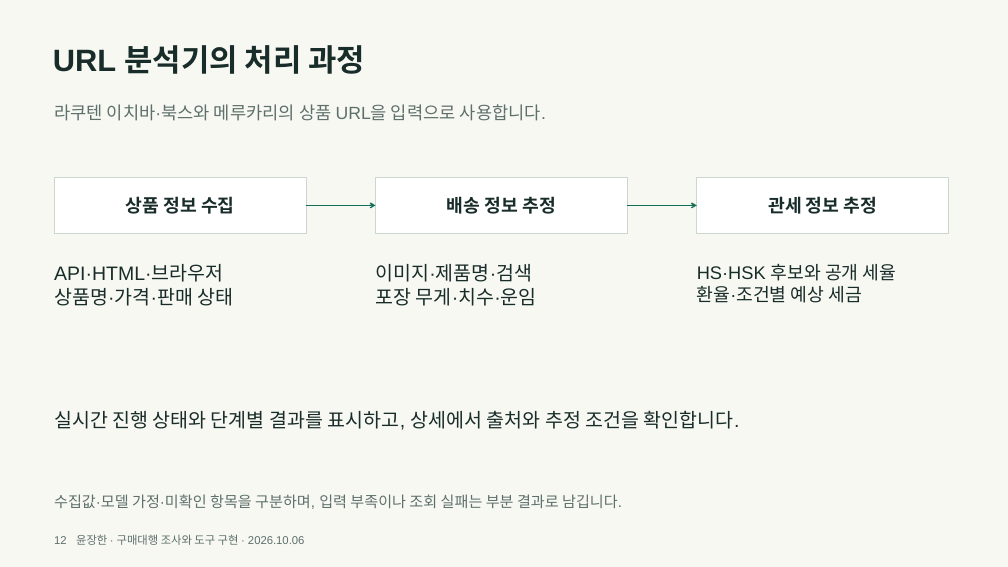
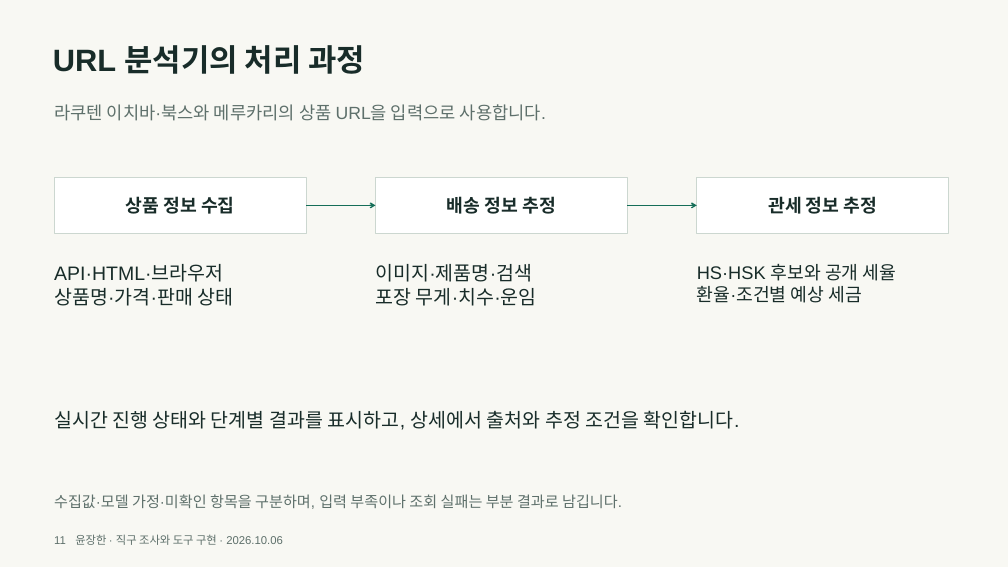
Before and after one commit to y00nZZang/crossborder-purchase-agent, a slide deck: slide 11 of portfolio/crossborder-portfolio.pptx (slide 12 before the commit). Drawn at 1008x567 pixels with LibreOffice and Linux fonts; fonts in the diff are those of the drawing. Boxes give left, top, right and bottom in pixels: in the first picture for what was removed or moved away, otherwise in the second. Text is boxed around its words. In the diff, an @@ line names an element or a change of style, - is before the commit and + after.

```diff
--- a/portfolio/crossborder-portfolio.pptx
+++ b/portfolio/crossborder-portfolio.pptx
@@ text at [54, 534, 282, 545]: text changed @@
-12 윤장한 · 구매대행 조사와 도구 구현 · 2026.10.06
+11 윤장한 · 직구 조사와 도구 구현 · 2026.10.06
```
Also in this commit, not shown: 12 other slides changed, 2 slides added, 2 slides removed, 9 other files.
